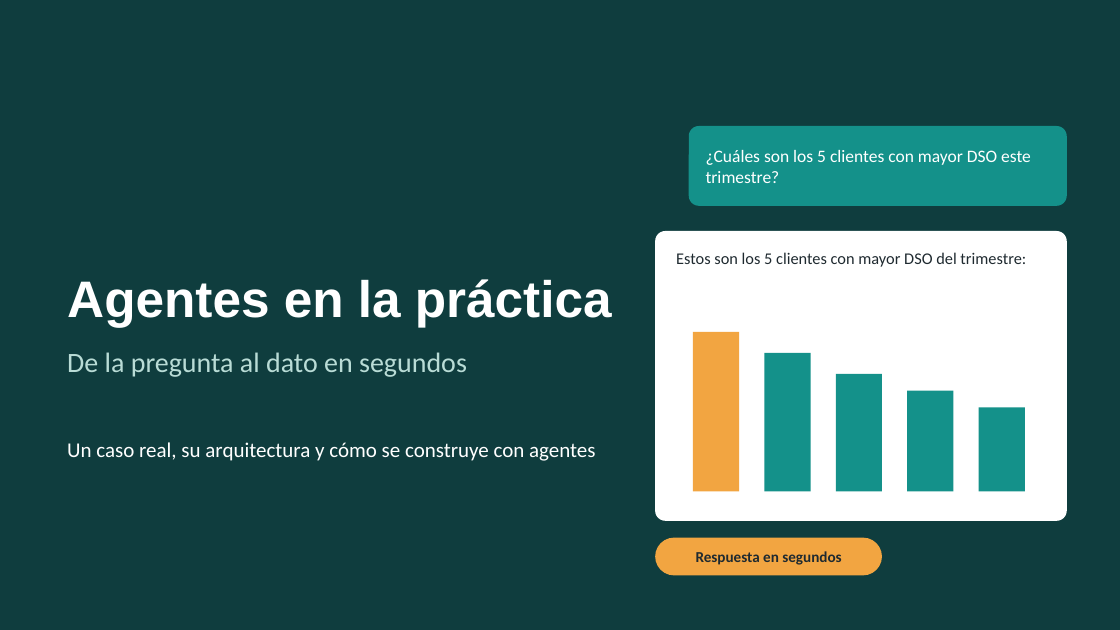
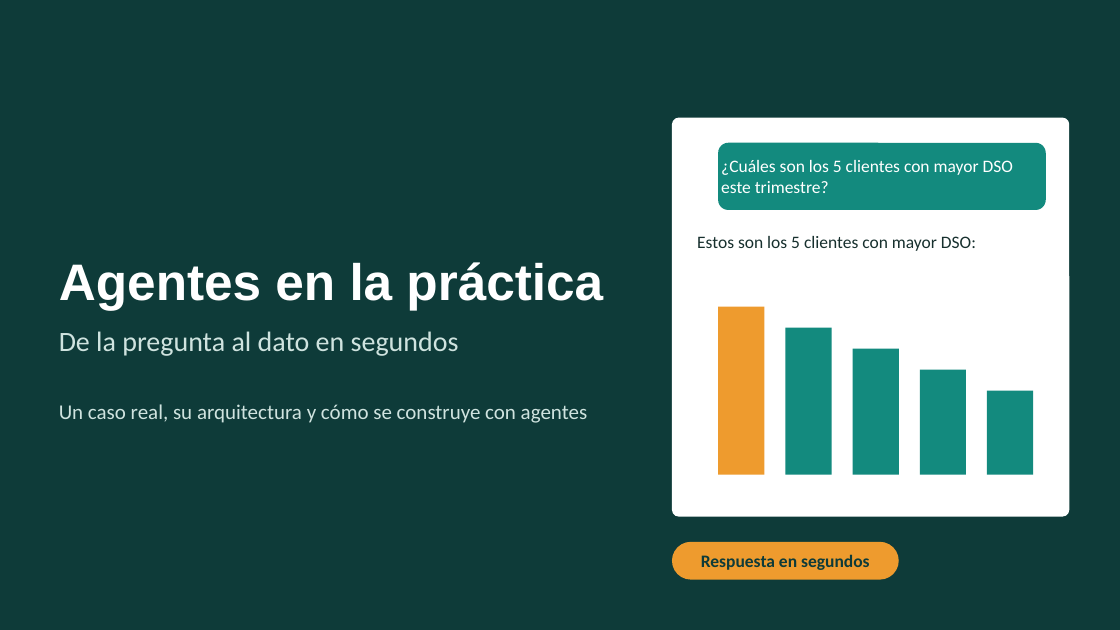
Before and after one commit to emiber/UTDT, a slide deck: slide 1 of docs/presentacion/presentacion.pptx. Drawn at 1120x630 pixels with LibreOffice and Linux fonts; fonts in the diff are those of the drawing. Boxes give left, top, right and bottom in pixels: in the first picture for what was removed or moved away, otherwise in the second. Text is boxed around its words. In the diff, an @@ line names an element or a change of style, - is before the commit and + after.

```diff
--- a/docs/presentacion/presentacion.pptx
+++ b/docs/presentacion/presentacion.pptx
@@ background #0F3D3E to #0E3B39 @@
@@ rounded rectangle: place and size @@
-rounded rectangle at (655,231,1067,521)
+rounded rectangle at (672,118,1070,517)
@@ rounded rectangle at (672,118,1070,517): proportions changed @@
@@ rounded rectangle removed at (689,126,1067,206) @@
@@ rounded rectangle "¿Cuáles son los 5 clientes ...": place and size @@
-rounded rectangle "¿Cuáles son los 5 clientes ..." at (706,150,1031,183)
+rounded rectangle "¿Cuáles son los 5 clientes ..." at (718,143,1046,210)
@@ rounded rectangle "¿Cuáles son los 5 clientes ..." at (718,143,1046,210): fill none to #138A7E @@
@@ title "Agentes en la práctica": place and size @@
-title "Agentes en la práctica" at (67,279,612,327)
+title "Agentes en la práctica" at (59,262,603,310)
@@ text at (697,236,976,251): text changed; size 14 to 15 pt; text colour #1F2A30 to #17302E @@
-Estos son los 5 clientes con mayor DSO del trimestre:
+Estos son los 5 clientes con mayor DSO:
@@ text "De la pregunta al dato ...": place and size @@
-text "De la pregunta al dato ..." at (67,352,467,377)
+text "De la pregunta al dato ..." at (59,331,459,356)
@@ text "De la pregunta al dato ..." at (59,331,459,356): text colour #B9DCD6 to #CFE3DF @@
@@ rectangle added at (718,307,765,475), fill #EE9B2E @@
@@ rectangle: place and size @@
-rectangle at (693,332,739,492)
+rectangle at (786,328,832,475)
@@ rectangle at (786,328,832,475): fill #F2A541 to #138A7E @@
@@ fill #14918A to #138A7E in 3 elements at (920,370,966,475), (987,391,1033,475), (853,349,899,475) @@
@@ rectangle: place and size @@
-rectangle at (765,353,811,492)
+rectangle at (853,349,899,475)
@@ rectangle: place and size @@
-rectangle at (836,374,882,492)
+rectangle at (920,370,966,475)
@@ text "Un caso real, su arquitectura ...": place and size @@
-text "Un caso real, su arquitectura ..." at (67,442,595,461)
+text "Un caso real, su arquitectura ..." at (59,404,587,423)
@@ text "Un caso real, su arquitectura ..." at (59,404,587,423): text colour #FFFFFF to #CFE3DF @@
@@ rectangle removed at (979,408,1025,492) @@
@@ rectangle: place and size @@
-rectangle at (907,391,954,492)
+rectangle at (987,391,1033,475)
@@ rounded rectangle removed at (655,538,882,576) @@
@@ rounded rectangle "Respuesta en segundos": place and size @@
-rounded rectangle "Respuesta en segundos" at (696,551,841,565)
+rounded rectangle "Respuesta en segundos" at (672,542,899,580)
@@ rounded rectangle "Respuesta en segundos" at (672,542,899,580): size 13 to 15 pt, text colour #1F2A30 to #0E3B39; fill none to #EE9B2E @@
```
Also in this commit, not shown: 22 other slides changed, 2 slides added, 9 slides removed.
